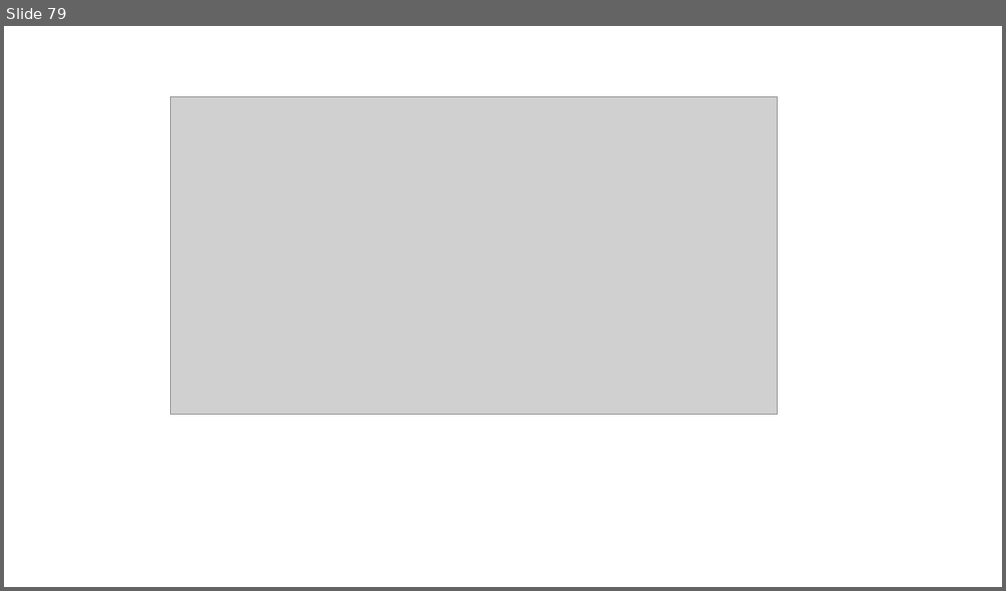
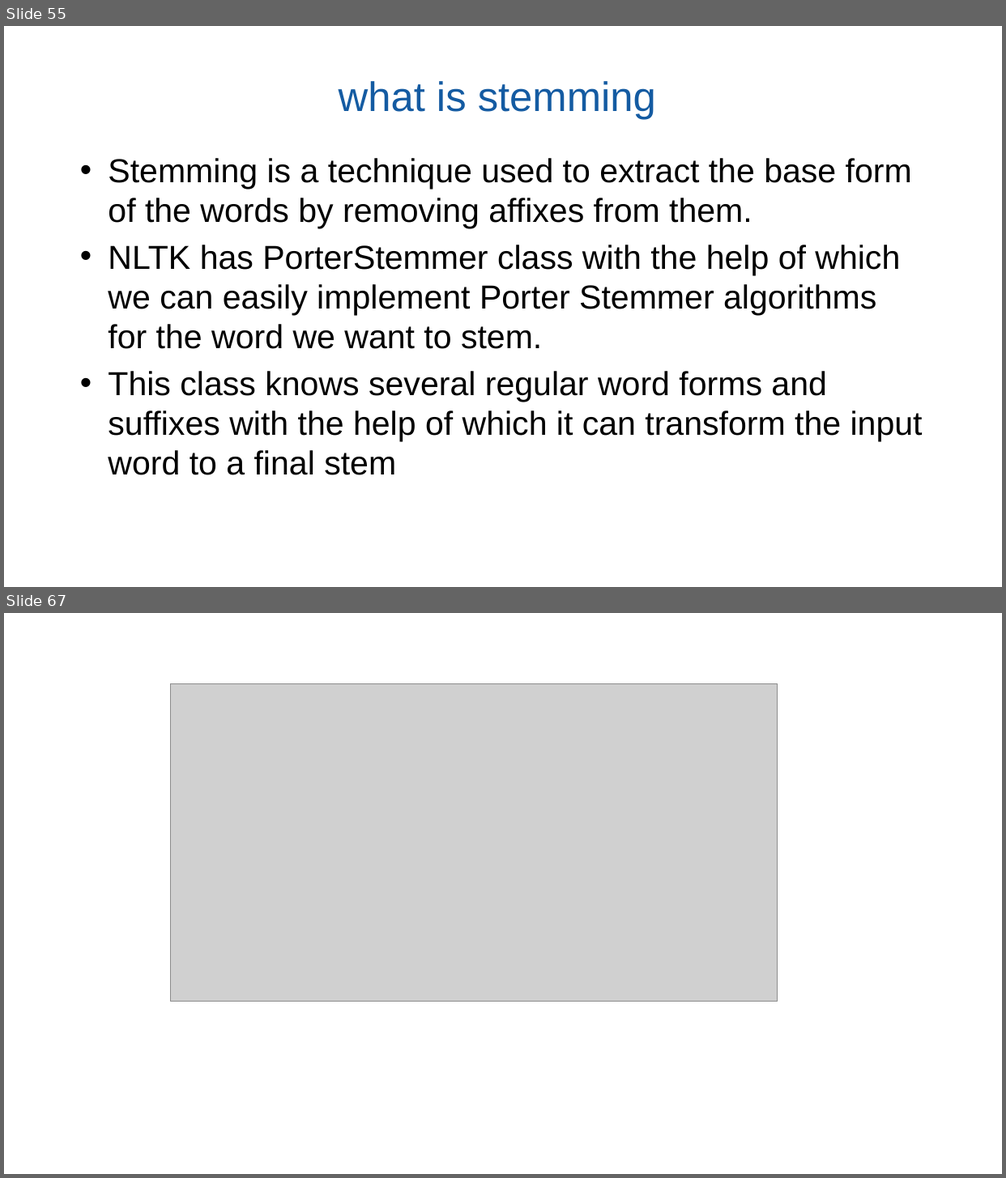
Before and after one commit to S-AMK/S-AMK, a slide deck: UNIT-4.pptx. Shown one above the other, each under a label of ours: slide 79 before the commit, slides 55 and 67 after it; the slides between them are not shown. The pictures are 1006x591 and 1006x1178 pixels, drawn with LibreOffice and Linux fonts; fonts in the diff are those of the drawing; grey boxes stand for pictures. Boxes give left, top, right and bottom in pixels: in the first picture for what was removed or moved away, otherwise in the second. Text is boxed around its words. In the diff, an @@ line names an element or a change of style, - is before the commit and + after.

```diff
--- a/UNIT-4.pptx
+++ b/UNIT-4.pptx
@@ slide 55 added at bbox=[4, 26, 1002, 587], background #FFFFFF @@
@@ title added at bbox=[339, 81, 656, 119], 39.6 pt, text #145BA2 @@
+what is stemming
@@ text added at bbox=[108, 158, 923, 476], 32 pt, text #000000 @@
+• Stemming is a technique used to extract the base form of the words by removing affixes from them.
+• NLTK has PorterStemmer class with the help of which we can easily implement Porter Stemmer algorithms for the word we want to stem.
+• This class knows several regular word forms and suffixes with the help of which it can transform the input word to a final stem
@@ what was slide 79 is now slide 67 @@
```
Also in this commit, not shown: 49 slides changed, 37 other slides added, 42 slides removed.
